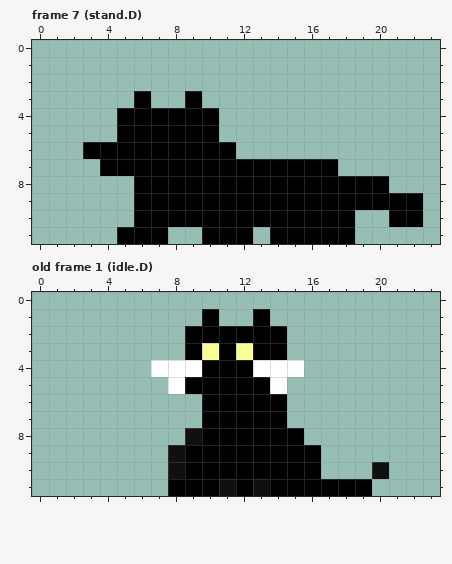
Pixel-art file -- Assets/Resources/new aseprite/beings/cat.aseprite. Above: the version before the commit.
24x12 pixels, 11 frames. Colours within 5 levels of each other are drawn and written as one. Shown: frame 7 (stand.D), old frame 1 (idle.D). The commit also changed other frames, which this record leaves out.
Once edited:
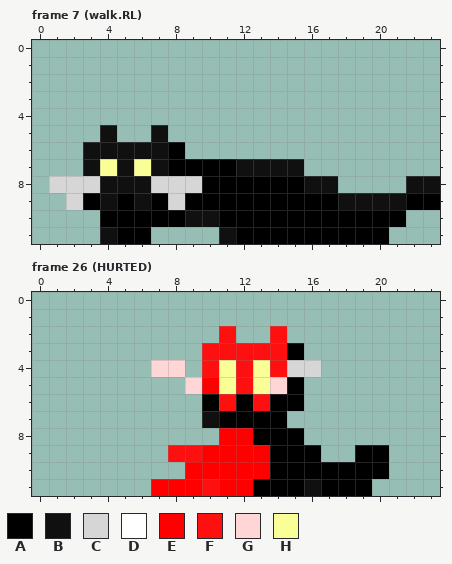
Palette (. is transparent): A #000000  B #101010  C #d6d6d6  D #ffffff  E #ff0000  F #ff1010  G #ffd6d6  H #fafe97
A new or re-ordered frame is compared with the old frame closest to it.
The edit:
frames 11 -> 28
layer "red" addition added
layer "em/em" now hidden
layer "em/addon" now hidden
Changed rows in their new state; - is an unchanged pixel.
Frame 7 (walk.RL):
first column x 1:
 3 -----.--.--------------
 4 ----......-------------
 5 ---B..B...-------------
 6 --BBBBB-...------------
 7 --BHBHB----BBBB..------
 8 CCCBBBCCC------BB...-BB
 9 -CABAB-C---------BBBB-A
10 ---AA---BB--------AA-.-
11 ---B--.--.B-A-----AA---
Frame 26 (HURTED) is new; against old frame 1 (idle.D):
first column x 7:
 1 ---.--.-------
 2 --..F..F------
 3 --.FFFFFA-----
 4 GG.FHFHFCC----
 5 -.GEHFHGA-----
 6 ----F-F-A-----
 7 ---B----------
 8 --..EE--------
 9 -FFEEEE-----AA
10 -.EEEEE---AAAA
11 EEEFEEA--B----
